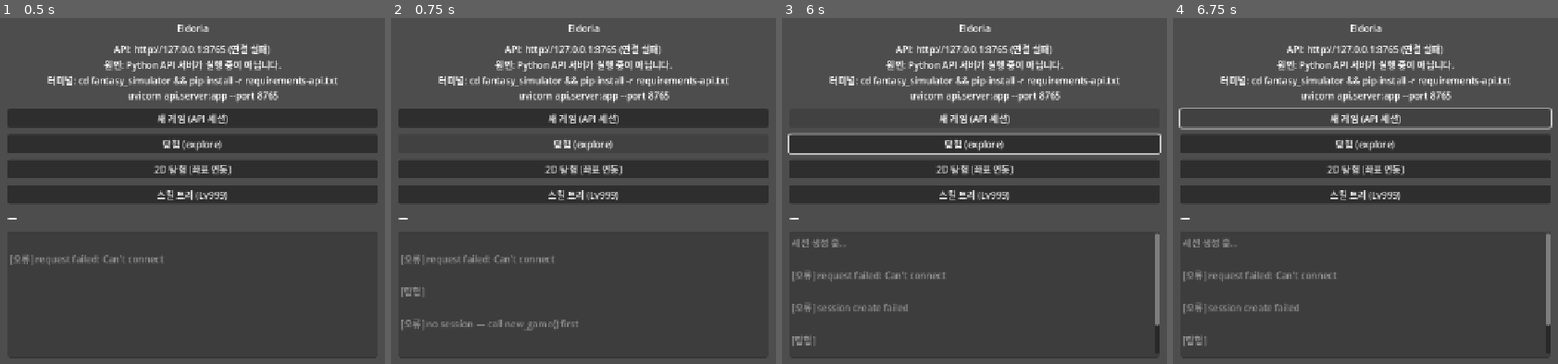
Above: before the commit, frames 1-4 (left to right).
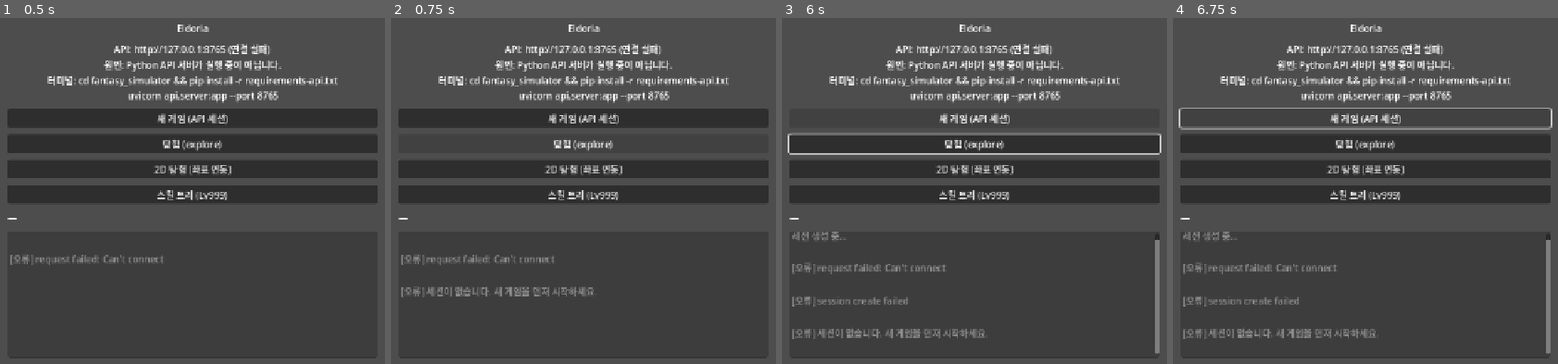
Above: after the commit, the same moments.

Repository: weed97/test1
Game: Godot game, scene res://scenes/exploration.tscn
Two runs of this game, one before a commit and one after it. Both use one fixed random seed, a clock stepped at 60 frames per second and the inputs below. This scene is started directly instead of the project's main scene.
Inputs:
- Up to frame 1 (0.5 s): no input
- Up to frame 2 (0.75 s): click "탐험 (explore)" at 0.5 s
- Up to frame 3 (6 s): click "2D 탐험 (좌표 연동)" at 1.25 s; click "스킬 트리 (Lv999)" at 2 s; click "새 게임 (API 세션)" at 2.75 s; click "새 게임 (API 세션)" at 3.5 s; tap Enter at 4.25, 5.75 s; hold Right (ui_right) 4.28-5.03 s; tap Space at 5 s; hold Down (ui_down) 5.03-5.78 s; hold Right (ui_right) from 5.78 s (still down)
- Up to frame 4 (6.75 s): tap Space at 6.5 s; release Right (ui_right) at 6.53 s; hold Up (ui_up) from 6.53 s (still down)

Frame 1 is identical in both runs. In frame 2, 1.1% of the frame differs, in the area x 2-53%, y 77-91%; in frame 3, 2.6%, in the area x 2-99%, y 61-98%; in frame 4, 2.6%.

Commit message:
Fix user-facing runtime errors: Godot sync, API defaults, Arthur ecology
- Godot: serialize HTTP requests, retry position sync on failure, map-sized bounds
- Godot: show ecology agents, guard session creation race, clearer skill tree errors
- API: default game_mode hybrid, validate skill_tree character_id, catch turn errors
- Ecology: init world_sovereign flags and spawn Arthur holder on field maps
- agent_mind: fallback on skill preview errors instead of 500 RuntimeError
- Tests: default hybrid session, unknown hero 404, sovereign holder spawn

Co-authored-by: weed97 <weed97@users.noreply.github.com>

Diff:
--- a/fantasy_simulator/client/godot/scenes/exploration.gd
+++ b/fantasy_simulator/client/godot/scenes/exploration.gd
@@ -5,27 +5,33 @@
 @onready var _hud: Label = $CanvasLayer/HUD
 @onready var _narrative: RichTextLabel = $CanvasLayer/Narrative
 @onready var _zone_label: Label = $CanvasLayer/ZoneLabel
+@onready var _agents_layer: Node2D = $AgentsLayer
 
 
 func _ready() -> void:
 	add_to_group("exploration_root")
-	_setup_collision()
-	_setup_camera()
 	if ApiClient.session_id.is_empty():
 		get_tree().change_scene_to_file("res://scenes/main_menu.tscn")
 		return
+	_setup_collision()
+	_setup_camera()
 	ApiClient.turn_completed.connect(_on_turn_completed)
 	ApiClient.position_synced.connect(_on_position_synced)
 	ApiClient.api_error.connect(_on_api_error)
+	ApiClient.agents_loaded.connect(_on_agents_loaded)
 	await ApiClient.fetch_world_maps()
+	_apply_map_bounds(ApiClient.sim_map_id)
 	_apply_map_theme(ApiClient.sim_map_id)
+	_player.position = Vector2(ApiClient.sim_tile) * ApiClient.tile_pixels + Vector2(8, 8)
 	_update_hud({})
-	await ApiClient.sync_position(
+	var ok: bool = await ApiClient.sync_position(
 		ApiClient.sim_map_id,
 		ApiClient.sim_tile.x,
 		ApiClient.sim_tile.y,
 		ApiClient.sim_facing,
 	)
+	if ok:
+		await ApiClient.fetch_world_agents(ApiClient.sim_map_id)
 
 
 func _setup_camera() -> void:
@@ -41,21 +47,40 @@
 	var player_shape := RectangleShape2D.new()
 	player_shape.size = Vector2(14, 14)
 	_player.get_node("CollisionShape2D").shape = player_shape
+
+
+func _apply_map_bounds(mid: String) -> void:
+	var m: Dictionary = ApiClient.world_maps.get(mid, {})
+	var tw := int(m.get("width", 80)) * ApiClient.tile_pixels
+	var th := int(m.get("height", 60)) * ApiClient.tile_pixels
+	$Background.size = Vector2(tw, th)
 	var wall_w := RectangleShape2D.new()
-	wall_w.size = Vector2(1280, 16)
+	wall_w.size = Vector2(tw, 16)
 	var wall_h := RectangleShape2D.new()
-	wall_h.size = Vector2(16, 720)
+	wall_h.size = Vector2(16, th)
+	$Bounds/WallTop.position = Vector2(tw * 0.5, -8)
+	$Bounds/WallBottom.position = Vector2(tw * 0.5, th + 8)
 	$Bounds/WallTop.shape = wall_w
 	$Bounds/WallBottom.shape = wall_w
-	if $Bounds.has_node("WallLeft"):
-		$Bounds/WallLeft.shape = wall_h
-	if $Bounds.has_node("WallRight"):
-		$Bounds/WallRight.shape = wall_h
+	if not $Bounds.has_node("WallLeft"):
+		var wl := CollisionShape2D.new()
+		wl.name = "WallLeft"
+		$Bounds.add_child(wl)
+	if not $Bounds.has_node("WallRight"):
+		var wr := CollisionShape2D.new()
+		wr.name = "WallRight"
+		$Bounds.add_child(wr)
+	$Bounds/WallLeft.position = Vector2(-8, th * 0.5)
+	$Bounds/WallRight.position = Vector2(tw + 8, th * 0.5)
+	$Bounds/WallLeft.shape = wall_h
+	$Bounds/WallRight.shape = wall_h
 
 
 func on_map_changed(_payload: Dictionary) -> void:
+	_apply_map_bounds(ApiClient.sim_map_id)
 	_apply_map_theme(ApiClient.sim_map_id)
 	_zone_label.text = "구역: %s" % ApiClient.sim_map_id
+	await ApiClient.fetch_world_agents(ApiClient.sim_map_id)
 
 
 func _apply_map_theme(mid: String) -> void:
@@ -74,7 +99,9 @@
 
 func _on_explore_pressed() -> void:
 	_narrative.text += "\n[탐험]\n"
-	await ApiClient.run_turn("explore", "precision", true)
+	var ok: bool = await ApiClient.run_turn("explore", "precision", true)
+	if ok:
+		await ApiClient.fetch_world_agents(ApiClient.sim_map_id)
 
 
 func _on_position_synced(payload: Dictionary) -> void:
@@ -89,6 +116,26 @@
 	for line in payload.get("lines", []):
 		_narrative.text += str(line) + "\n"
 	_update_hud(payload)
+
+
+func _on_agents_loaded(payload: Dictionary) -> void:
+	for child in _agents_layer.get_children():
+		child.queue_free()
+	var agents: Array = payload.get("agents", [])
+	for agent in agents:
+		if not agent is Dictionary:
+			continue
+		var marker := Polygon2D.new()
+		var kind: String = str(agent.get("kind", "monster"))
+		marker.color = Color(1.0, 0.35, 0.3) if kind == "monster" else Color(0.9, 0.85, 0.4)
+		marker.polygon = PackedVector2Array([
+			Vector2(-6, -6), Vector2(6, -6), Vector2(6, 6), Vector2(-6, 6)
+		])
+		var tx := int(agent.get("x", 0))
+		var ty := int(agent.get("y", 0))
+		marker.position = Vector2(tx, ty) * ApiClient.tile_pixels + Vector2(8, 8)
+		marker.tooltip_text = str(agent.get("label", agent.get("instance_id", "")))
+		_agents_layer.add_child(marker)
 
 
 func _update_hud(payload: Dictionary) -> void:
--- a/fantasy_simulator/client/godot/scenes/exploration.tscn
+++ b/fantasy_simulator/client/godot/scenes/exploration.tscn
@@ -18,6 +18,8 @@
 
 [node name="WallBottom" type="CollisionShape2D" parent="Bounds"]
 position = Vector2(640, 728)
+
+[node name="AgentsLayer" type="Node2D" parent="."]
 
 [node name="Player" type="CharacterBody2D" parent="."]
 position = Vector2(648, 776)
--- a/fantasy_simulator/client/godot/scenes/main_menu.gd
+++ b/fantasy_simulator/client/godot/scenes/main_menu.gd
@@ -1,4 +1,6 @@
 extends Control
+
+var _session_busy: bool = false
 
 
 func _ready() -> void:
@@ -23,37 +25,40 @@
 
 
 func _on_new_game_pressed() -> void:
-	$VBox/ExploreButton.disabled = true
-	$VBox/Explore2DButton.disabled = true
-	$VBox/SkillTreeButton.disabled = true
+	if _session_busy:
+		return
+	_session_busy = true
+	_set_play_buttons(false)
 	$VBox/Narrative.clear()
 	$VBox/Narrative.text = "세션 생성 중…\n"
 	await ApiClient.new_game(42, "precision")
+	_session_busy = false
 	if ApiClient.session_id.is_empty():
-		_enable_play_buttons()
+		_set_play_buttons(true)
 
 
 func _on_explore_pressed() -> void:
+	if _session_busy or ApiClient.session_id.is_empty():
+		$VBox/Narrative.text += "\n[오류] 세션이 없습니다. 새 게임을 먼저 시작하세요.\n"
+		return
 	$VBox/Narrative.text += "\n[탐험]\n"
 	await ApiClient.run_turn("explore", "precision")
 
 
 func _on_session_created(payload: Dictionary) -> void:
 	$VBox/Narrative.text += "session_id: %s\n" % payload.get("session_id", "?")
-	$VBox/ExploreButton.disabled = false
-	$VBox/Explore2DButton.disabled = false
-	$VBox/SkillTreeButton.disabled = false
+	_set_play_buttons(true)
 	await ApiClient.fetch_world_maps()
 
 
 func _on_explore_2d_pressed() -> void:
-	if ApiClient.session_id.is_empty():
+	if _session_busy or ApiClient.session_id.is_empty():
 		return
 	get_tree().change_scene_to_file("res://scenes/exploration.tscn")
 
 
 func _on_skill_tree_pressed() -> void:
-	if ApiClient.session_id.is_empty():
+	if _session_busy or ApiClient.session_id.is_empty():
 		return
 	get_tree().change_scene_to_file("res://scenes/skill_tree.tscn")
 
@@ -72,10 +77,11 @@
 func _on_api_error(message: String) -> void:
 	$VBox/Narrative.text += "\n[오류] %s\n" % message
 	push_warning("API: %s" % message)
-	_enable_play_buttons()
+	_session_busy = false
+	_set_play_buttons(true)
 
 
-func _enable_play_buttons() -> void:
-	$VBox/ExploreButton.disabled = false
-	$VBox/Explore2DButton.disabled = false
-	$VBox/SkillTreeButton.disabled = false
+func _set_play_buttons(enabled: bool) -> void:
+	$VBox/ExploreButton.disabled = not enabled
+	$VBox/Explore2DButton.disabled = not enabled
+	$VBox/SkillTreeButton.disabled = not enabled
--- a/fantasy_simulator/client/godot/scenes/skill_tree.gd
+++ b/fantasy_simulator/client/godot/scenes/skill_tree.gd
@@ -50,8 +50,14 @@
 	var tree: Dictionary = await ApiClient.fetch_skill_tree(cid)
 	if token != _load_token:
 		return
+	if tree.has("error"):
+		$VBox/TreeLabel.text = "스킬 트리 오류: %s" % tree.get("error", "unknown")
+		return
 	if tree.is_empty():
-		$VBox/TreeLabel.text = "스킬 트리를 불러오지 못했습니다. API 서버와 세션을 확인하세요."
+		$VBox/TreeLabel.text = (
+			"스킬 트리가 비어 있습니다.\n"
+			+ "API 서버(uvicorn)가 실행 중인지, 메인 메뉴에서 새 게임(hybrid)을 시작했는지 확인하세요."
+		)
 		return
 	_render_tree(tree)
 
--- a/fantasy_simulator/client/godot/scripts/net/api_client.gd
+++ b/fantasy_simulator/client/godot/scripts/net/api_client.gd
@@ -5,6 +5,7 @@
 signal session_created(payload: Dictionary)
 signal position_synced(payload: Dictionary)
 signal maps_loaded(payload: Dictionary)
+signal agents_loaded(payload: Dictionary)
 signal api_error(message: String)
 
 var session_id: String = ""
@@ -13,6 +14,8 @@
 var sim_tile: Vector2i = Vector2i(40, 48)
 var sim_facing: String = "south"
 var tile_pixels: int = 16
+
+var _http_busy: bool = false
 
 
 func new_game(seed: int = -1, temporal_mode: String = "precision", game_mode: String = "hybrid") -> void:
@@ -50,10 +53,10 @@
 	y: int,
 	facing: String = "south",
 	allow_transition: bool = true,
-) -> void:
-	if session_id.is_empty():
-		api_error.emit("no session")
-		return
+) -> bool:
+	if session_id.is_empty():
+		api_error.emit("no session")
+		return false
 	var body := {
 		"session_id": session_id,
 		"position": {
@@ -66,22 +69,26 @@
 	}
 	var parsed := await _post_json("/v1/world/position", body)
 	if parsed == null:
-		return
+		return false
+	if not parsed.get("ok", true):
+		api_error.emit("position sync rejected")
+		return false
 	var pos: Dictionary = parsed.get("position", {})
 	sim_map_id = str(pos.get("map_id", map_id))
 	sim_tile = Vector2i(int(pos.get("x", x)), int(pos.get("y", y)))
 	sim_facing = str(pos.get("facing", facing))
 	position_synced.emit(parsed)
+	return true
 
 
 func run_turn(
 	action: String,
 	temporal_mode: String = "precision",
 	at_position: bool = true,
-) -> void:
+) -> bool:
 	if session_id.is_empty():
 		api_error.emit("no session — call new_game() first")
-		return
+		return false
 	var body := {
 		"session_id": session_id,
 		"action": action,
@@ -97,9 +104,10 @@
 		}
 	var parsed := await _post_json("/v1/turn", body)
 	if parsed == null:
-		return
+		return false
 	_apply_position_from_payload(parsed)
 	turn_completed.emit(parsed)
+	return true
 
 
 func _apply_position_from_payload(parsed: Dictionary) -> void:
@@ -126,7 +134,7 @@
 func fetch_skill_tree(character_id: String) -> Dictionary:
 	if session_id.is_empty():
 		api_error.emit("no session")
-		return {}
+		return {"error": "no session"}
 	var parsed := await _post_json(
 		"/v1/progression/skill_tree?session_id=%s&character_id=%s" % [
 			session_id.uri_encode(),
@@ -136,8 +144,46 @@
 		HTTPClient.METHOD_GET,
 	)
 	if parsed == null:
-		return {}
+		return {"error": "request failed"}
 	return parsed.get("skill_tree", {})
+
+
+func unlock_skill(character_id: String, skill_id: String) -> Dictionary:
+	if session_id.is_empty():
+		api_error.emit("no session")
+		return {}
+	var parsed := await _post_json(
+		"/v1/progression/unlock_skill",
+		{
+			"session_id": session_id,
+			"character_id": character_id,
+			"skill_id": skill_id,
+		},
+	)
+	return parsed if parsed != null else {}
+
+
+func cast_sovereign_wish(edict_type: String, extra: Dictionary = {}) -> Dictionary:
+	if session_id.is_empty():
+		api_error.emit("no session")
+		return {}
+	var body := {"session_id": session_id, "edict_type": edict_type}
+	body.merge(extra, true)
+	var parsed := await _post_json("/v1/sovereign/wish", body)
+	return parsed if parsed != null else {}
+
+
+func fetch_world_agents(map_id: String = "") -> Dictionary:
+	if session_id.is_empty():
+		api_error.emit("no session")
+		return {}
+	var path := "/v1/world/agents?session_id=%s" % session_id.uri_encode()
+	if not map_id.is_empty():
+		path += "&map_id=%s" % map_id.uri_encode()
+	var parsed := await _post_json(path, {}, HTTPClient.METHOD_GET)
+	if parsed != null:
+		agents_loaded.emit(parsed)
+	return parsed if parsed != null else {}
 
 
 func health_check() -> bool:
@@ -146,6 +192,15 @@
 
 
 func _post_json(path: String, body: Dictionary, method: int = HTTPClient.METHOD_POST) -> Variant:
+	while _http_busy:
+		await get_tree().process_frame
+	_http_busy = true
+	var result: Variant = await _post_json_impl(path, body, method)
+	_http_busy = false
+	return result
+
+
+func _post_json_impl(path: String, body: Dictionary, method: int) -> Variant:
 	var url := ApiConfig.base_url() + path
 	var http := HTTPRequest.new()
 	add_child(http)
@@ -160,11 +215,11 @@
 	var args: Array = await http.request_completed
 	http.queue_free()
 
-	var result: int = args[0]
+	var req_result: int = args[0]
 	var code: int = args[1]
 	var raw: PackedByteArray = args[3]
-	if result != HTTPRequest.RESULT_SUCCESS:
-		api_error.emit("network error: %s" % result)
+	if req_result != HTTPRequest.RESULT_SUCCESS:
+		api_error.emit("network error: %s" % req_result)
 		return null
 	if code < 200 or code >= 300:
 		var err_text := raw.get_string_from_utf8()
--- a/fantasy_simulator/client/godot/scripts/player/player_controller.gd
+++ b/fantasy_simulator/client/godot/scripts/player/player_controller.gd
@@ -6,13 +6,27 @@
 var map_id: String = "ashpoint_01"
 var _last_reported := Vector2i(-9999, -9999)
 var _syncing := false
+var _map_pixel_w := 1280
+var _map_pixel_h := 960
 
 
 func _ready() -> void:
 	map_id = ApiClient.sim_map_id
-	position = Vector2(ApiClient.sim_tile) * ApiClient.tile_pixels + Vector2(8, 8)
+	_refresh_map_bounds()
+	position = _tile_to_pixel(ApiClient.sim_tile)
 	_last_reported = ApiClient.sim_tile
 	ApiClient.position_synced.connect(_on_position_synced)
+	ApiClient.maps_loaded.connect(_on_maps_loaded)
+
+
+func _tile_to_pixel(tile: Vector2i) -> Vector2:
+	return Vector2(tile) * ApiClient.tile_pixels + Vector2(8, 8)
+
+
+func _refresh_map_bounds() -> void:
+	var m: Dictionary = ApiClient.world_maps.get(map_id, {})
+	_map_pixel_w = int(m.get("width", 80)) * ApiClient.tile_pixels
+	_map_pixel_h = int(m.get("height", 60)) * ApiClient.tile_pixels
 
 
 func _physics_process(_delta: float) -> void:
@@ -22,7 +36,14 @@
 	else:
 		velocity = Vector2.ZERO
 	move_and_slide()
+	_clamp_inside_map()
 	_try_report_tile()
+
+
+func _clamp_inside_map() -> void:
+	var margin := 8.0
+	position.x = clampf(position.x, margin, float(_map_pixel_w) - margin)
+	position.y = clampf(position.y, margin, float(_map_pixel_h) - margin)
 
 
 func _try_report_tile() -> void:
@@ -34,20 +55,30 @@
 	)
 	if tile == _last_reported:
 		return
-	_last_reported = tile
+	var prev_tile := _last_reported
 	_syncing = true
-	await ApiClient.sync_position(map_id, tile.x, tile.y)
+	var ok: bool = await ApiClient.sync_position(map_id, tile.x, tile.y)
 	_syncing = false
+	if ok:
+		_last_reported = ApiClient.sim_tile
+		position = _tile_to_pixel(ApiClient.sim_tile)
+	else:
+		_last_reported = prev_tile
+		position = _tile_to_pixel(prev_tile)
 
 
 func _on_position_synced(payload: Dictionary) -> void:
 	if not payload.get("ok", false):
 		return
 	map_id = ApiClient.sim_map_id
-	var pos: Dictionary = payload.get("position", {})
-	if pos.is_empty():
-		return
-	position = Vector2(ApiClient.sim_tile) * ApiClient.tile_pixels + Vector2(8, 8)
+	_refresh_map_bounds()
+	position = _tile_to_pixel(ApiClient.sim_tile)
 	_last_reported = ApiClient.sim_tile
 	if payload.get("map_changed", false):
 		get_tree().call_group("exploration_root", "on_map_changed", payload)
+
+
+func _on_maps_loaded(_payload: Dictionary) -> void:
+	_refresh_map_bounds()
+	position = _tile_to_pixel(ApiClient.sim_tile)
+	_last_reported = ApiClient.sim_tile
Not shown, changed: fantasy_simulator/api/server.py
Not shown, changed: fantasy_simulator/tests/test_api_server.py
Not shown, changed: fantasy_simulator/utils/agent_mind.py
Not shown, changed: fantasy_simulator/utils/field_agents.py
Not shown, changed: fantasy_simulator/utils/progression.py
